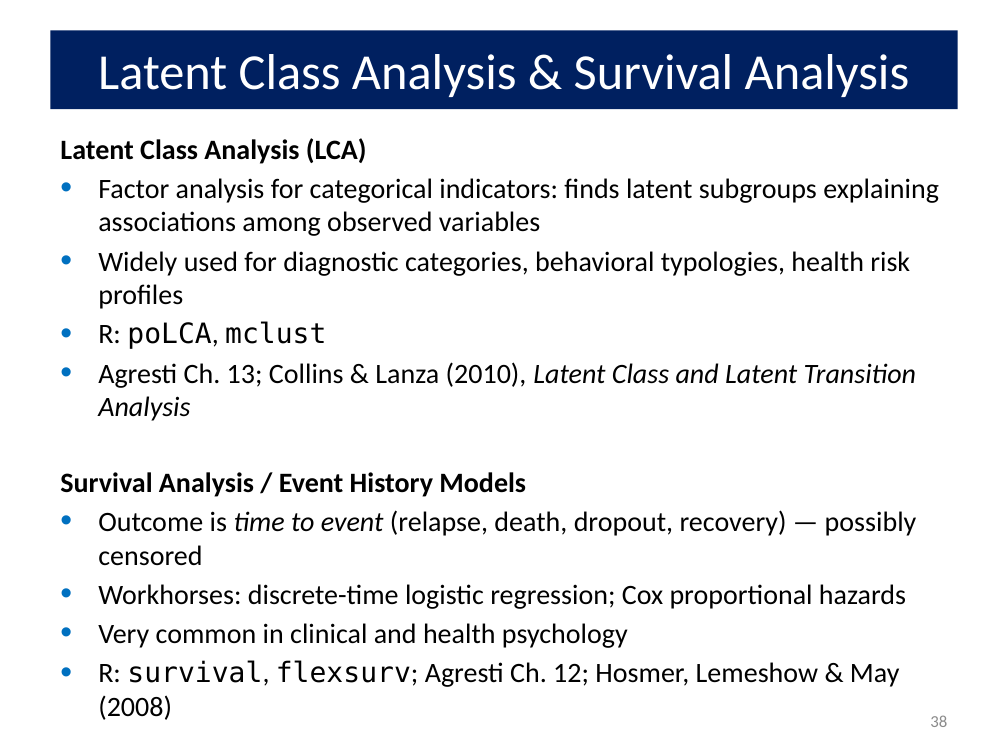
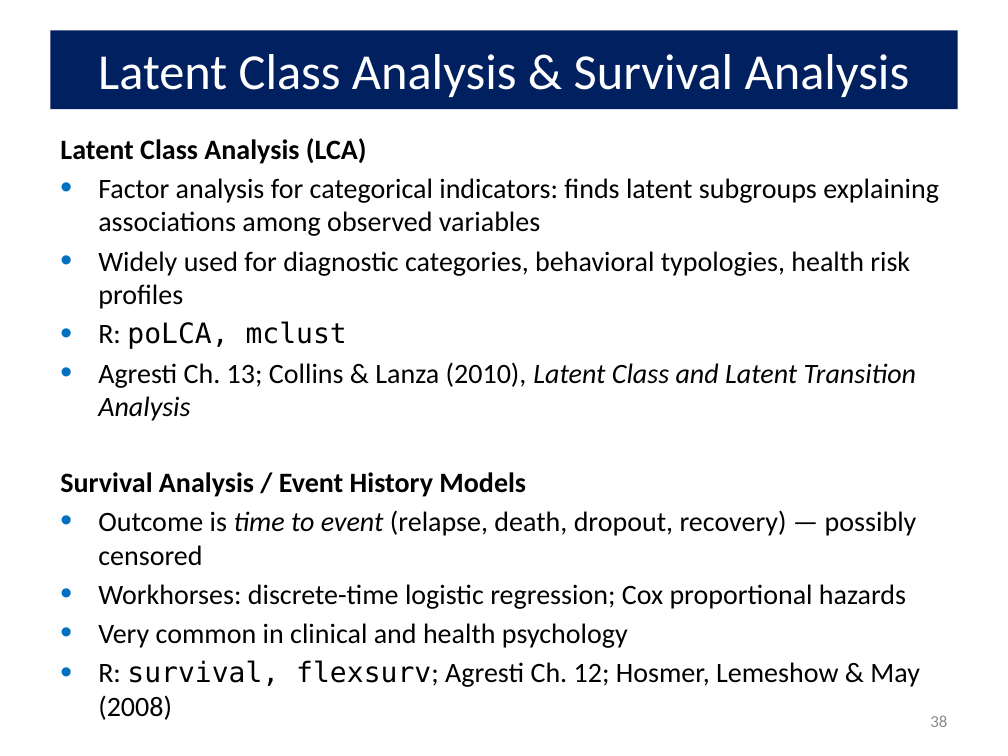
Before and after one commit to friendly/psy6136, a slide deck: slide 38 of docs/lectures/99-Summary.pptx. Drawn at 1008x756 pixels with LibreOffice and Linux fonts; fonts in the diff are those of the drawing. Boxes give left, top, right and bottom in pixels: in the first picture for what was removed or moved away, otherwise in the second. Text is boxed around its words. In the diff, an @@ line names an element or a change of style, - is before the commit and + after.

```diff
--- a/docs/lectures/99-Summary.pptx
+++ b/docs/lectures/99-Summary.pptx
@@ text at [98, 321, 920, 687]: font Calibri to DejaVu Sans Mono in "poLCA,", "survival," @@
```
Also in this commit, not shown: 12 other slides changed, 10 other files.
